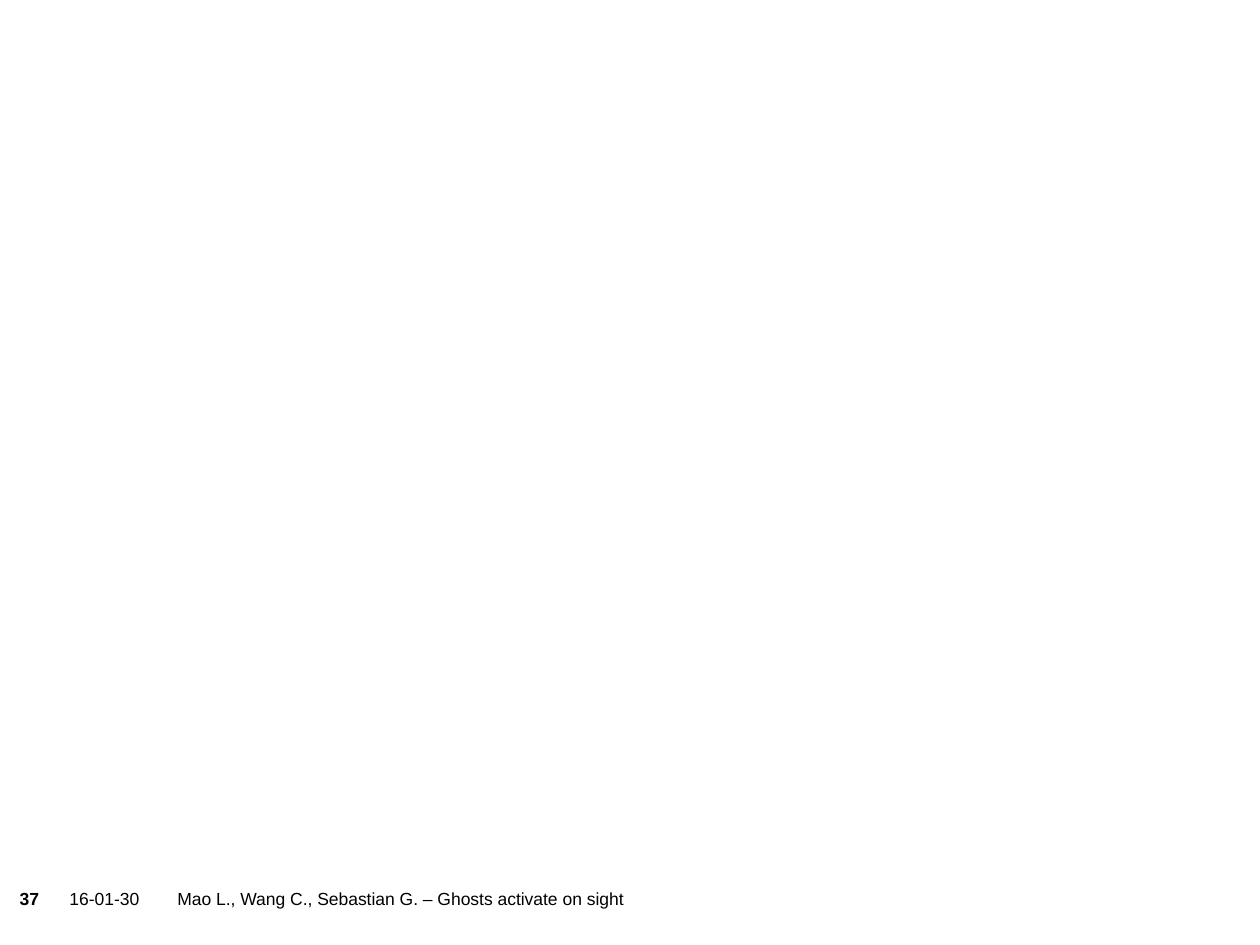
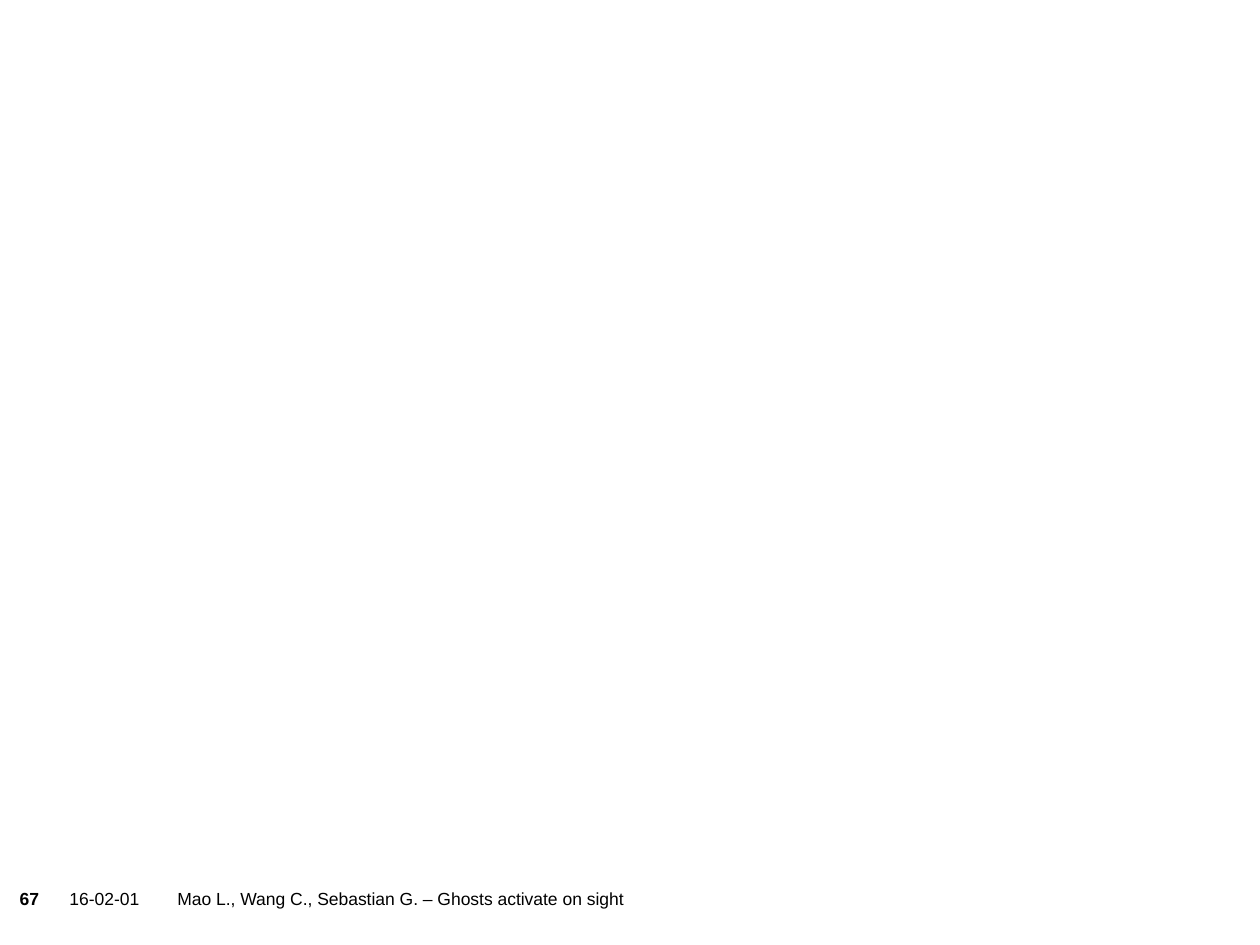
Before and after one commit to sgraf812/compgeom15, a slide deck: slide 67 of presentation/Presentation.pptx (slide 37 before the commit). Drawn at 1260x945 pixels with LibreOffice and Linux fonts; fonts in the diff are those of the drawing; background and template pictures are left out. Boxes give left, top, right and bottom in pixels: in the first picture for what was removed or moved away, otherwise in the second. Text is boxed around its words. In the diff, an @@ line names an element or a change of style, - is before the commit and + after.

```diff
--- a/presentation/Presentation.pptx
+++ b/presentation/Presentation.pptx
@@ page number at [20, 892, 39, 905]: text changed @@
-37
+67
@@ text at [69, 892, 139, 905]: text changed @@
-16-01-30
+16-02-01
```
Also in this commit, not shown: 39 other slides changed, 30 slides added, 1 other file.
